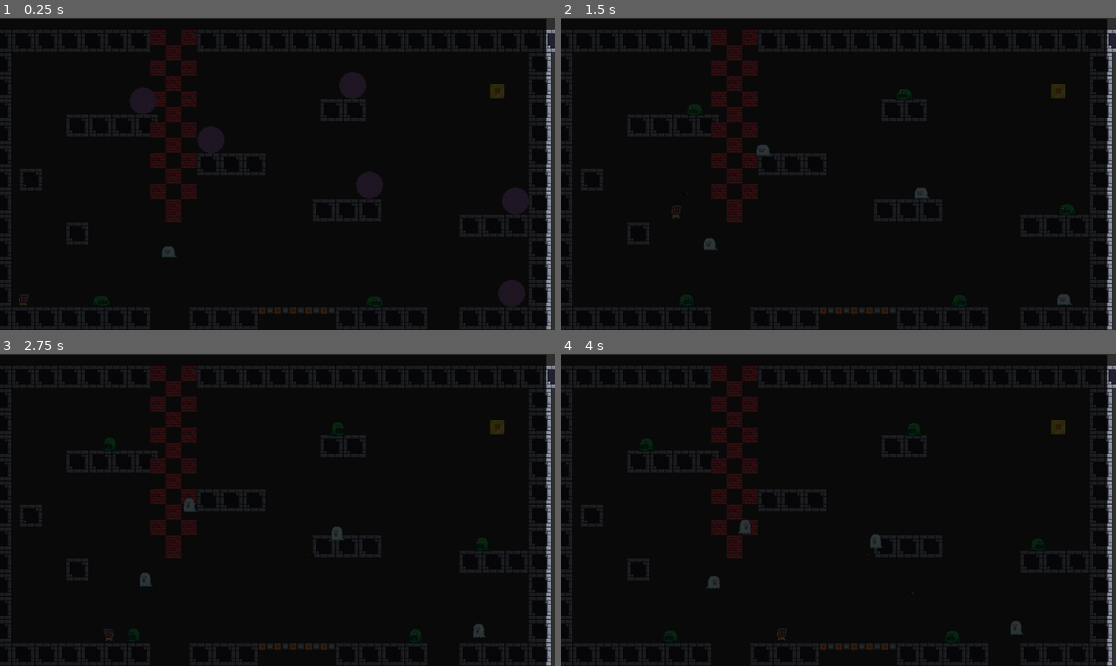
Above: before the commit, frames 1-4 (two rows, left to right).
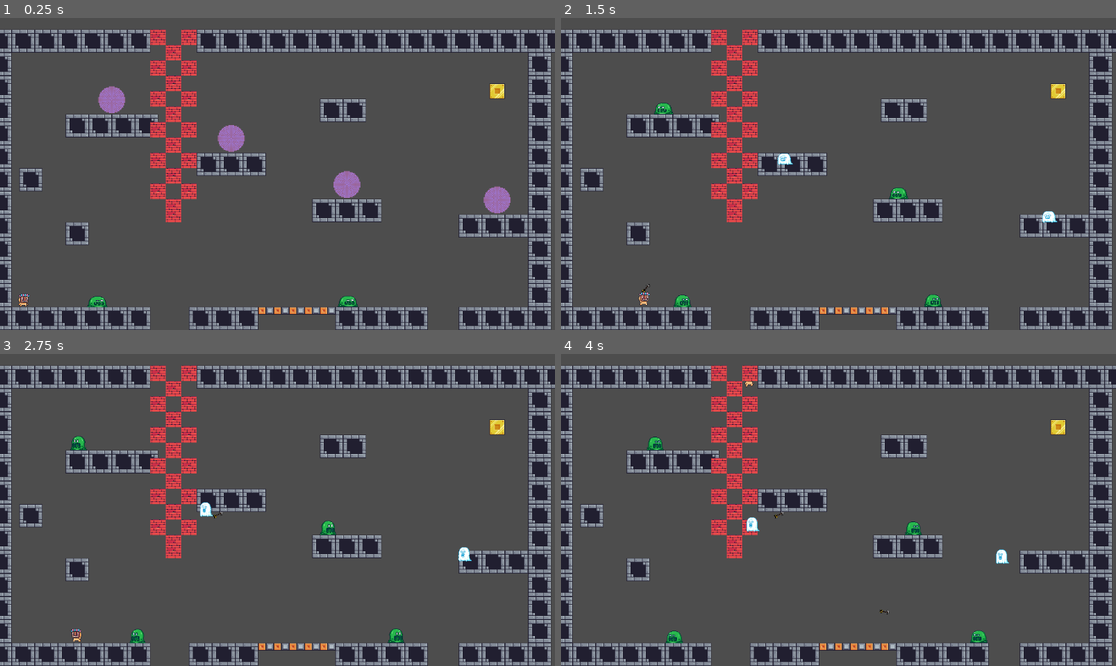
Above: after the commit, the same moments.

Repository: RiverCrab42/Shader-Drawing-learning-scenes
Game: Godot game, scene res://Kostya/scenes/example/level1.tscn
Two runs of this game, one before a commit and one after it. Both use one fixed random seed, a clock stepped at 60 frames per second and the inputs below. This scene is started directly instead of the project's main scene.
Inputs (mouse positions are in pixels of both pictures, inside the frame that each line leads up to):
- Up to frame 1 (0.25 s): no input
- Up to frame 2 (1.5 s): move the mouse to (960, 158) at 0.52 s; hold D (move_right) from 0.53 s (still down); tap W (jump) at 0.6, 0.77, 1.07 s; move the mouse to (727, 189) at 1.27 s; click (727, 189) at 1.35 s
- Up to frame 3 (2.75 s): tap W (jump) at 1.52, 1.55, 1.82, 2.1 s; move the mouse to (333, 441) at 2.02 s; release D (move_right) at 2.03 s; hold A (move_left) from 2.03 s (still down)
- Up to frame 4 (4 s): move the mouse to (810, 572) at 2.77 s; release A (move_left) at 2.78 s; hold D (move_right) from 2.78 s (still down); click (810, 572) at 2.85 s; tap W (jump) at 3.02, 3.05, 3.32, 3.6, 3.77 s; move the mouse to (1005, 556) at 3.52 s

The runs differ from the first frame. In frame 1, 99% of the frame differs, in the area x 0-100%, y 0-100%; in frame 2, 99%; in frame 3, 99%; in frame 4, 99%.

Commit message:
labirint

Diff:
--- a/intermidiate_project/Kostya/scenes/enemies/ghost.tscn
+++ b/intermidiate_project/Kostya/scenes/enemies/ghost_Kostya.tscn
@@ -163,15 +163,12 @@
 texture_filter = 1
 material = SubResource("ShaderMaterial_pug3q")
 instance_shader_parameters/die = 0.0
-position = Vector2(0, 15)
 sprite_frames = SubResource("SpriteFrames_jjup5")
 animation = &"idle"
 frame_progress = 0.0787668
-offset = Vector2(0, -15)
 script = ExtResource("2_u2dff")
 
 [node name="Area2D" type="Area2D" parent="."]
-position = Vector2(0, -15)
 script = ExtResource("3_pug3q")
 
 [node name="CollisionShape2D" type="CollisionShape2D" parent="Area2D"]
--- a/intermidiate_project/Kostya/scenes/enemies/spawn.tres
+++ b/intermidiate_project/Kostya/scenes/enemies/spawn_Kostya.tres
@@ -1,6 +1,6 @@
 [gd_resource type="ShaderMaterial" load_steps=2 format=3 uid="uid://bb6lbix0cgrn7"]
 
-[ext_resource type="Shader" uid="uid://dbsdph40ijjno" path="res://scenes/enemies/spawn.gdshader" id="1_5k5u5"]
+[ext_resource type="Shader" uid="uid://dbsdph40ijjno" path="res://Kostya/scenes/enemies/spawn_Kostya.gdshader" id="1_5k5u5"]
 
 [resource]
 shader = ExtResource("1_5k5u5")
--- a/intermidiate_project/Kostya/scenes/enemies/spawn.tscn
+++ b/intermidiate_project/Kostya/scenes/enemies/spawn_Kostya.tscn
@@ -1,10 +1,10 @@
 [gd_scene load_steps=11 format=3 uid="uid://dfdumbiw2e5jb"]
 
-[ext_resource type="Script" uid="uid://bw318k50motjk" path="res://scripts/enemies/spawn.gd" id="1_6o2ki"]
-[ext_resource type="Texture2D" uid="uid://dy8koussra5cm" path="res://assets/sprite_pack/Enemies/Portal/portal.png" id="1_7l1mj"]
-[ext_resource type="PackedScene" uid="uid://bihrtr6avjvul" path="res://scenes/enemies/slime.tscn" id="2_myxqm"]
-[ext_resource type="PackedScene" uid="uid://dyb258yrboxam" path="res://Kostya/scenes/enemies/ghost.tscn" id="3_clvvu"]
-[ext_resource type="Shader" uid="uid://dbsdph40ijjno" path="res://Kostya/scenes/enemies/spawn.gdshader" id="4_clvvu"]
+[ext_resource type="Script" uid="uid://bw318k50motjk" path="res://scripts/enemies/spawn.gd" id="1_oleei"]
+[ext_resource type="PackedScene" uid="uid://bihrtr6avjvul" path="res://scenes/enemies/slime.tscn" id="2_ex8qu"]
+[ext_resource type="PackedScene" uid="uid://dyb258yrboxam" path="res://Sasha/scenes/enemies/ghost.tscn" id="3_vrjfu"]
+[ext_resource type="Shader" uid="uid://dbsdph40ijjno" path="res://Kostya/scenes/enemies/spawn_Kostya.gdshader" id="4_arkop"]
+[ext_resource type="Texture2D" uid="uid://dy8koussra5cm" path="res://assets/sprite_pack/Enemies/Portal/portal.png" id="5_ebyn0"]
 
 [sub_resource type="Gradient" id="Gradient_clvvu"]
 colors = PackedColorArray(0.591256, 0.340608, 0.407772, 1, 0.635294, 0.521569, 1, 1)
@@ -13,7 +13,7 @@
 gradient = SubResource("Gradient_clvvu")
 
 [sub_resource type="ShaderMaterial" id="ShaderMaterial_dqefk"]
-shader = ExtResource("4_clvvu")
+shader = ExtResource("4_arkop")
 shader_parameter/gradienttx = SubResource("GradientTexture2D_l58gx")
 
 [sub_resource type="Animation" id="Animation_6o2ki"]
@@ -25,16 +25,16 @@
 }
 
 [node name="Spawn" type="Node2D"]
-script = ExtResource("1_6o2ki")
-SLIME = ExtResource("2_myxqm")
-GHOST_IDLE = ExtResource("3_clvvu")
+script = ExtResource("1_oleei")
+SLIME = ExtResource("2_ex8qu")
+GHOST_IDLE = ExtResource("3_vrjfu")
 
 [node name="Sprite2D" type="Sprite2D" parent="."]
 texture_filter = 1
 material = SubResource("ShaderMaterial_dqefk")
 position = Vector2(0, -30)
 scale = Vector2(0.2, 0.2)
-texture = ExtResource("1_7l1mj")
+texture = ExtResource("5_ebyn0")
 region_rect = Rect2(40, 10, 300, 300)
 
 [node name="AnimationPlayer" type="AnimationPlayer" parent="."]
--- a/intermidiate_project/Kostya/scenes/example/level1.tscn
+++ b/intermidiate_project/Kostya/scenes/example/level1.tscn
@@ -1,11 +1,11 @@
 [gd_scene load_steps=17 format=4 uid="uid://l3il2yp68r6u"]
 
 [ext_resource type="PackedScene" uid="uid://bdn2w2lglevw1" path="res://scenes/player/character_mask.tscn" id="3_x20b1"]
+[ext_resource type="PackedScene" uid="uid://dfdumbiw2e5jb" path="res://Kostya/scenes/enemies/spawn_Kostya.tscn" id="6_1wrhu"]
 [ext_resource type="Script" uid="uid://ckpu5d4elfrxs" path="res://scripts/utils/game_over_menu.gd" id="6_3o680"]
-[ext_resource type="PackedScene" uid="uid://bihrtr6avjvul" path="res://scenes/enemies/slime.tscn" id="8_1wrhu"]
+[ext_resource type="PackedScene" uid="uid://bihrtr6avjvul" path="res://Kostya/scenes/enemies/slime_Kostya.tscn" id="7_bx71b"]
+[ext_resource type="PackedScene" uid="uid://dyb258yrboxam" path="res://Kostya/scenes/enemies/ghost_Kostya.tscn" id="8_331e4"]
 [ext_resource type="Shader" uid="uid://vuduwuhdrdbd" path="res://Kostya/scenes/example/level1.gdshader" id="8_bx71b"]
-[ext_resource type="PackedScene" uid="uid://dyb258yrboxam" path="res://Kostya/scenes/enemies/ghost.tscn" id="8_qviy7"]
-[ext_resource type="PackedScene" uid="uid://dfdumbiw2e5jb" path="res://Kostya/scenes/enemies/spawn.tscn" id="9_bx71b"]
 [ext_resource type="PackedScene" uid="uid://41nv0q6mm7l4" path="res://scenes/collectables/apple.tscn" id="9_qviy7"]
 [ext_resource type="Texture2D" uid="uid://c1jfjvdddlfj1" path="res://assets/sprite_pack/Terrain/Terrain (16x16).png" id="9_v4742"]
 
@@ -211,19 +211,23 @@
 
 [node name="CharacterBody2D" parent="." instance=ExtResource("3_x20b1")]
 position = Vector2(-24, 417)
-coyote_time = 0.2
+speed = 200.0
+gravity = 2000.0
+acceleration_ground = 50000.0
+acceleration_air = 3600.0
+jump_velocity = -800.0
+max_fall_speed = 800.0
+coyote_time = 0.1
+time_between_shots = 0.1
 
 [node name="Terrain" type="Node" parent="."]
 
 [node name="Enemies" type="Node" parent="."]
 
-[node name="Slime" parent="Enemies" instance=ExtResource("8_1wrhu")]
-position = Vector2(768, 600)
-frame_progress = 0.122498
-
 [node name="ParallaxBackground" type="ParallaxBackground" parent="."]
 
 [node name="Back" type="ColorRect" parent="ParallaxBackground"]
+visible = false
 anchors_preset = 15
 anchor_right = 1.0
 anchor_bottom = 1.0
@@ -234,6 +238,7 @@
 [node name="CanvasLayer" type="CanvasLayer" parent="."]
 
 [node name="PostProc" type="ColorRect" parent="CanvasLayer"]
+visible = false
 material = SubResource("ShaderMaterial_331e4")
 anchors_preset = 15
 anchor_right = 1.0
@@ -300,9 +305,6 @@
 &"": SubResource("AnimationLibrary_3o680")
 }
 
-[node name="Ghost Idle" parent="." instance=ExtResource("8_qviy7")]
-position = Vector2(288, 327)
-
 [node name="TileMapLayer" type="TileMapLayer" parent="."]
 tile_map_data = PackedByteArray("AAAnABsAAAAAAAAAAAAnABwAAAAAAAEAAAAnAB0AAAAAAAIAAAAoABsAAAABAAAAAAAoABwAAAABAAEAAAAoAB …(12816 unchanged characters)…
 tile_set = SubResource("TileSet_ddd7e")
@@ -310,31 +312,34 @@
 [node name="Apple2" parent="." instance=ExtResource("9_qviy7")]
 position = Vector2(960, -48)
 
-[node name="Slime" parent="." instance=ExtResource("8_1wrhu")]
-position = Vector2(129, 431)
-
-[node name="Spawn" parent="." instance=ExtResource("9_bx71b")]
-position = Vector2(225, 34)
+[node name="Spawn2" parent="." instance=ExtResource("6_1wrhu")]
+position = Vector2(160, 32)
+SLIME = ExtResource("7_bx71b")
+GHOST_IDLE = ExtResource("8_331e4")
 enemy_type = "slime"
 
-[node name="Spawn2" parent="." instance=ExtResource("9_bx71b")]
-position = Vector2(366, 115)
+[node name="Spawn3" parent="." instance=ExtResource("6_1wrhu")]
+position = Vector2(408, 112)
+SLIME = ExtResource("7_bx71b")
+GHOST_IDLE = ExtResource("8_331e4")
 enemy_type = "ghost"
 
-[node name="Spawn3" parent="." instance=ExtResource("9_bx71b")]
-position = Vector2(998, 242)
+[node name="Spawn4" parent="." instance=ExtResource("6_1wrhu")]
+position = Vector2(648, 208)
+SLIME = ExtResource("7_bx71b")
+GHOST_IDLE = ExtResource("8_331e4")
 enemy_type = "slime"
 
-[node name="Spawn4" parent="." instance=ExtResource("9_bx71b")]
-position = Vector2(660, 2)
-enemy_type = "slime"
-
-[node name="Spawn5" parent="." instance=ExtResource("9_bx71b")]
-position = Vector2(695, 209)
+[node name="Spawn5" parent="." instance=ExtResource("6_1wrhu")]
+position = Vector2(960, 240)
+SLIME = ExtResource("7_bx71b")
+GHOST_IDLE = ExtResource("8_331e4")
 enemy_type = "ghost"
 
-[node name="Spawn6" parent="." instance=ExtResource("9_bx71b")]
-position = Vector2(990, 434)
-enemy_type = "ghost"
+[node name="Slime" parent="." instance=ExtResource("7_bx71b")]
+position = Vector2(121, 433)
+
+[node name="Slime2" parent="." instance=ExtResource("7_bx71b")]
+position = Vector2(641, 432)
 
 [connection signal="pressed" from="PostCanvas/GameOverMenu/Button" to="PostCanvas/GameOverMenu" method="_on_button_pressed"]
Not shown: 3 places in intermidiate_project/Kostya/scenes/enemies/slime_Kostya.tscn that only renumber resources
Renamed: intermidiate_project/Kostya/scenes/enemies/spawn.gdshader -> intermidiate_project/Kostya/scenes/enemies/spawn_Kostya.gdshader
